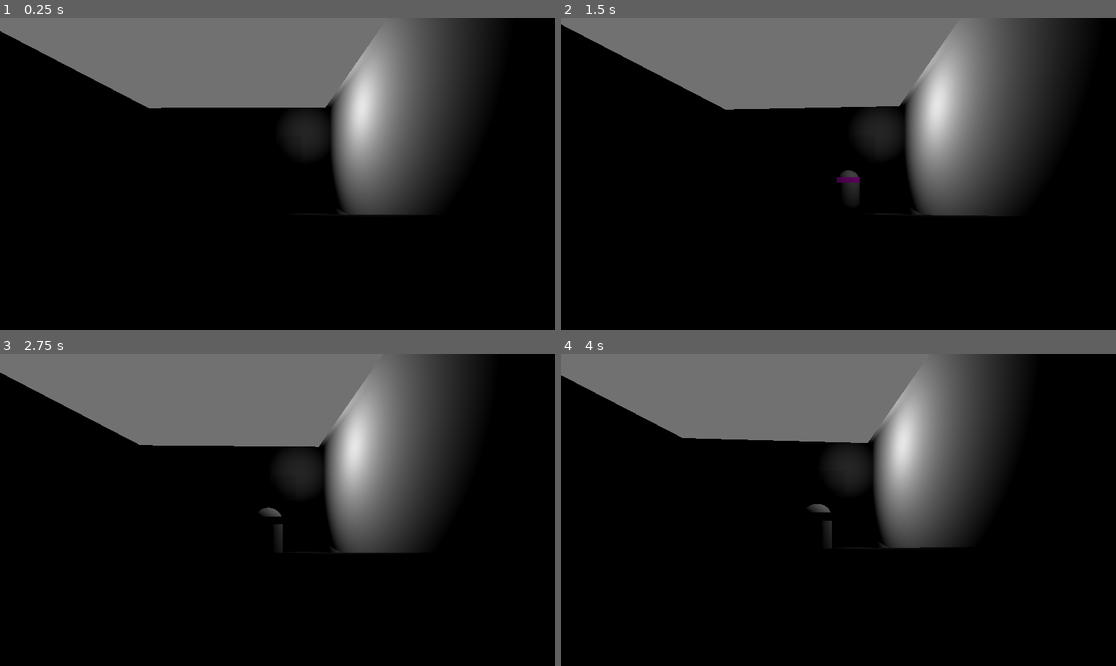
Above: before the commit, frames 1-4 (two rows, left to right).
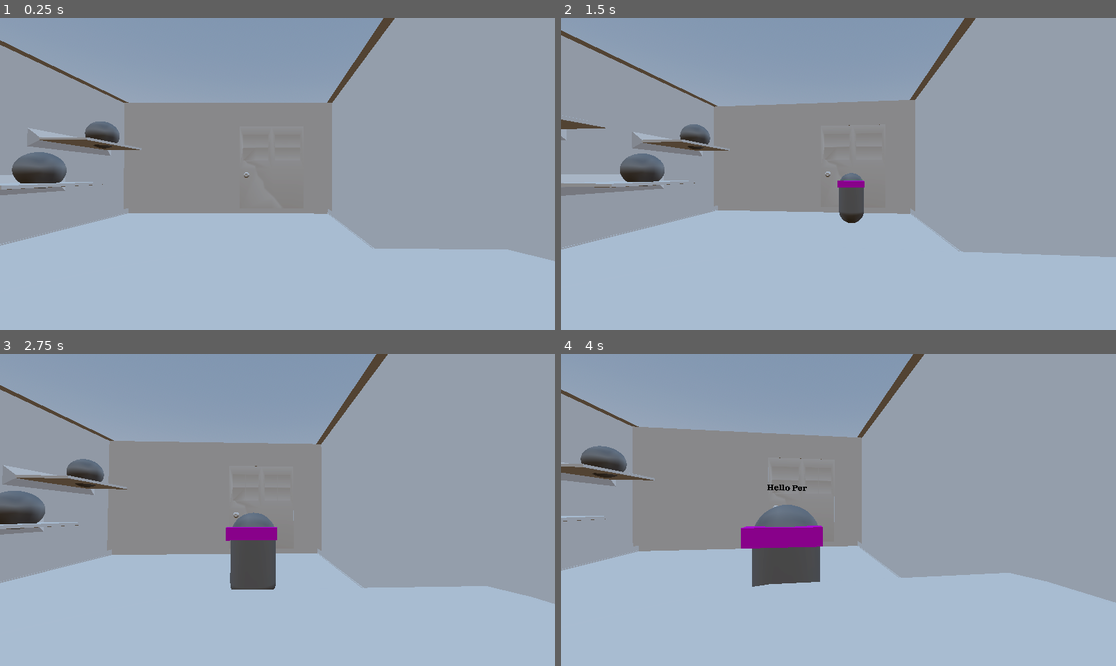
Above: after the commit, the same moments.

Repository: TheRedPipin/MonbullsAntiques
Game: Godot game, scene res://Scenes/MainScene.tscn
Two runs of this game, one before a commit and one after it. Both use one fixed random seed, a clock stepped at 60 frames per second and the inputs below.
Inputs (mouse positions are in pixels of both pictures, inside the frame that each line leads up to):
- Up to frame 1 (0.25 s): no input
- Up to frame 2 (1.5 s): tap Enter at 0.5 s; move the mouse to (866, 174) at 0.52 s; move the mouse to (810, 174) at 1.27 s
- Up to frame 3 (2.75 s): move the mouse to (288, 503) at 2.02 s
- Up to frame 4 (4 s): move the mouse to (832, 516) at 2.77 s; move the mouse to (877, 513) at 3.52 s

The runs differ from the first frame. In frame 1, 99% of the frame differs, in the area x 0-100%, y 0-100%; in frame 2, 99%; in frame 3, 99%; in frame 4, 99%.

Commit message:
Added Outline shader and raycasting

Diff:
--- a/Scenes/MainScene.tscn
+++ b/Scenes/MainScene.tscn
@@ -1,26 +1,32 @@
-[gd_scene load_steps=11 format=3 uid="uid://csibr8201025i"]
+[gd_scene load_steps=13 format=3 uid="uid://csibr8201025i"]
 
 [ext_resource type="Script" uid="uid://dna7g363tswq8" path="res://Scripts/PlayerLogic.gd" id="1_hpc76"]
 [ext_resource type="Script" uid="uid://dsyy6ynmyq23o" path="res://Scripts/MainGameLogic.gd" id="1_tr2i4"]
 [ext_resource type="PackedScene" uid="uid://dfca7nhy5ttrr" path="res://Scenes/Entitie.tscn" id="2_nhkr4"]
-[ext_resource type="PackedScene" uid="uid://cdn5hky6p4i8w" path="res://Monbull's Antiques.glb" id="4_7rqgy"]
+[ext_resource type="PackedScene" uid="uid://cdn5hky6p4i8w" path="res://Assets/Monbull's Antiques.glb" id="4_7rqgy"]
+[ext_resource type="PackedScene" uid="uid://dvt7a56d5sc1f" path="res://Scenes/antique.tscn" id="4_qxria"]
+[ext_resource type="Script" uid="uid://7bs38iquwryy" path="res://Scripts/PlayerCameraScript.gd" id="4_y4jh7"]
+
+[sub_resource type="ProceduralSkyMaterial" id="ProceduralSkyMaterial_7rqgy"]
+sky_horizon_color = Color(0.662243, 0.671743, 0.686743, 1)
+ground_horizon_color = Color(0.662243, 0.671743, 0.686743, 1)
+
+[sub_resource type="Sky" id="Sky_qxria"]
+sky_material = SubResource("ProceduralSkyMaterial_7rqgy")
+
+[sub_resource type="Environment" id="Environment_y4jh7"]
+background_mode = 2
+sky = SubResource("Sky_qxria")
+tonemap_mode = 2
+glow_enabled = true
 
 [sub_resource type="CapsuleMesh" id="CapsuleMesh_1305s"]
 
 [sub_resource type="CapsuleShape3D" id="CapsuleShape3D_3mqji"]
 
-[sub_resource type="BoxMesh" id="BoxMesh_cihdc"]
-size = Vector3(4, 1, 1)
-
-[sub_resource type="StandardMaterial3D" id="StandardMaterial3D_tr2i4"]
-albedo_color = Color(1, 0.498039, 0, 1)
-
-[sub_resource type="PlaneMesh" id="PlaneMesh_nhkr4"]
-size = Vector2(1, 1.5)
-
 [sub_resource type="Curve3D" id="Curve3D_tr2i4"]
 _data = {
-"points": PackedVector3Array(0, 0, 0, -0.755, 0, -2.305, -8, 0, 2, 0, 0, 0, 0, 0, 0, -5.87, 0, 0, 0, 0, 0, 0, 0, 0, -2.62971, 0, 0),
+"points": PackedVector3Array(0, 0, 0, -0.755, 0, -2.305, -8, 0, 2, 0, 0, 0, 0, 0, 0, -5.87, 0, 0, 0, 0, 0, 0, 0, 0, 0.133631, 0, 0),
 "tilts": PackedFloat32Array(0, 0, 0)
 }
 point_count = 3
@@ -30,11 +36,15 @@
 customer_scene = ExtResource("2_nhkr4")
 spawn_point = NodePath("SpawnPoint")
 
+[node name="WorldEnvironment" type="WorldEnvironment" parent="."]
+environment = SubResource("Environment_y4jh7")
+
 [node name="Player" type="CharacterBody3D" parent="."]
-transform = Transform3D(-0.00428043, 0.0069098, 0.999967, 0.000619058, 0.999976, -0.00690721, -0.99999, 0.000589494, -0.0042846, 4.62417, 1.1463, -0.135395)
+transform = Transform3D(-0.00428043, 0.0069098, 0.999967, 0.000619058, 0.999976, -0.00690721, -0.99999, 0.000589494, -0.0042846, 3.39575, 1.29329, -0.327627)
 script = ExtResource("1_hpc76")
 mouse_sensitivity = 0.001
-min_yaw = -120.0
+min_yaw = -360.0
+max_yaw = 360.0
 
 [node name="MeshInstance3D" type="MeshInstance3D" parent="Player"]
 mesh = SubResource("CapsuleMesh_1305s")
@@ -45,28 +55,26 @@
 [node name="Camera3D" type="Camera3D" parent="Player"]
 transform = Transform3D(1, 0, 0, 0, 1, 0, 0, 0, 1, 0, 0.359245, 0)
 fov = 73.3252
+script = ExtResource("4_y4jh7")
+
+[node name="AntiqueObjects" type="Node3D" parent="."]
+
+[node name="Antique" parent="AntiqueObjects" instance=ExtResource("4_qxria")]
+transform = Transform3D(1, 0, 0, 0, 1, 0, 0, 0, 1, 0.287943, 3.09997, 6.41882)
+
+[node name="Antique2" parent="AntiqueObjects" instance=ExtResource("4_qxria")]
+transform = Transform3D(1, 0, 0, 0, 1, 0, 0, 0, 1, 3.29669, 1.7012, 6.24131)
+
+[node name="Antique3" parent="AntiqueObjects" instance=ExtResource("4_qxria")]
+transform = Transform3D(1, 0, 0, 0, 1, 0, 0, 0, 1, 5.01637, 3.16406, 6.24131)
+
+[node name="Antique4" parent="AntiqueObjects" instance=ExtResource("4_qxria")]
+transform = Transform3D(1, 0, 0, 0, 1, 0, 0, 0, 1, -4.41231, 3.16406, 6.24131)
+
+[node name="Antique5" parent="AntiqueObjects" instance=ExtResource("4_qxria")]
+transform = Transform3D(1, 0, 0, 0, 1, 0, 0, 0, 1, -2.37134, 1.7924, 6.24131)
 
 [node name="Envioment" type="Node3D" parent="."]
-
-[node name="MeshInstance3D2" type="MeshInstance3D" parent="Envioment"]
-transform = Transform3D(0.0117633, 0, -0.999931, 0, 1, 0, 0.999931, 0, 0.0117633, -1.45099, -5.96046e-08, 0.0574467)
-visible = false
-mesh = SubResource("BoxMesh_cihdc")
-skeleton = NodePath("../MeshInstance3D")
-
-[node name="MeshInstance3D" type="MeshInstance3D" parent="Envioment"]
-transform = Transform3D(1, 0, 0, 0, 1, 0, 0, 0, 1, 0.0377355, 0, -1.43969)
-visible = false
-mesh = SubResource("BoxMesh_cihdc")
-
-[node name="OmniLight3D" type="OmniLight3D" parent="Envioment"]
-transform = Transform3D(1, 0, 0, 0, 1, 0, 0, 0, 1, -2.56188, 3.85915, -1.63959)
-
-[node name="MeshInstance3D3" type="MeshInstance3D" parent="Envioment"]
-transform = Transform3D(1, 0, 0, 0, 1, 0, 0, 0, 1, -1.44581, 0.511584, -0.187047)
-visible = false
-material_override = SubResource("StandardMaterial3D_tr2i4")
-mesh = SubResource("PlaneMesh_nhkr4")
 
 [node name="Monbull\'s Antiques" parent="Envioment" instance=ExtResource("4_7rqgy")]
 transform = Transform3D(-4.37114e-08, 0, -1, 0, 1, 0, 1, 0, -4.37114e-08, 2.46085, -4.76837e-07, 2.21976)
@@ -75,4 +83,5 @@
 transform = Transform3D(1, 0, 0, 0, 1, 0, 0, 0, 1, -8, 0, 2)
 
 [node name="Path3D" type="Path3D" parent="."]
+transform = Transform3D(1, 0, 0, 0, 1, 0, 0, 0, 1, 0.621, 0, 0)
 curve = SubResource("Curve3D_tr2i4")
--- /dev/null
+++ b/Scenes/antique.tscn
@@ -0,0 +1,16 @@
+[gd_scene load_steps=3 format=3 uid="uid://dvt7a56d5sc1f"]
+
+[sub_resource type="CapsuleShape3D" id="CapsuleShape3D_21qhi"]
+height = 1.0
+
+[sub_resource type="CapsuleMesh" id="CapsuleMesh_21qhi"]
+height = 1.0
+
+[node name="Antique" type="StaticBody3D" groups=["Antique"]]
+
+[node name="CollisionShape3D" type="CollisionShape3D" parent="."]
+transform = Transform3D(1, 0, 0, 0, 1, 0, 0, 0, 1, -0.00256014, 0.00608629, 0.000504017)
+shape = SubResource("CapsuleShape3D_21qhi")
+
+[node name="MeshInstance3D" type="MeshInstance3D" parent="."]
+mesh = SubResource("CapsuleMesh_21qhi")
--- /dev/null
+++ b/Scripts/PlayerCameraScript.gd
@@ -0,0 +1,30 @@
+extends Camera3D
+
+@export var ray_length: float = 100.0
+@export var outline_material: ShaderMaterial = preload("res://shaders/outline.tres")
+
+var current_target: MeshInstance3D
+
+func _physics_process(_delta: float) -> void:
+	var from = global_transform.origin
+	var to = from + -global_transform.basis.z * ray_length
+
+	var query = PhysicsRayQueryParameters3D.create(from, to)
+	query.collide_with_bodies = true
+
+	var result = get_world_3d().direct_space_state.intersect_ray(query)
+
+	if result and result.collider and result.collider.is_in_group("Antique"):
+		# Get the MeshInstance3D child of the hit Antique
+		var mesh := result.collider.get_node("MeshInstance3D") as MeshInstance3D
+		if mesh and mesh != current_target:
+			_clear_outline()
+			mesh.material_overlay = outline_material
+			current_target = mesh
+	else:
+		_clear_outline()
+
+func _clear_outline() -> void:
+	if current_target:
+		current_target.material_overlay = null
+		current_target = null
--- a/Scripts/PlayerLogic.gd
+++ b/Scripts/PlayerLogic.gd
@@ -25,7 +25,6 @@
 	if event is InputEventMouseMotion:
 		yaw -= event.relative.x * mouse_sensitivity
 		pitch -= event.relative.y * mouse_sensitivity
-		yaw = clamp(yaw, base_yaw + deg_to_rad(min_yaw), base_yaw + deg_to_rad(max_yaw))
 		pitch = clamp(pitch, base_pitch + deg_to_rad(min_pitch), base_pitch + deg_to_rad(max_pitch))
 		rotation.y = yaw
 		cam.rotation.x = pitch
--- /dev/null
+++ b/Shaders/Outline.gdshader
@@ -0,0 +1,13 @@
+shader_type spatial;
+render_mode cull_front, unshaded;
+
+uniform vec3 color : source_color = vec3(0,0,0);
+uniform float thickness : hint_range(0.0, 1.0, 0.01) = 0.05;
+
+void vertex() {
+	VERTEX += thickness*NORMAL;
+}
+
+void fragment() {
+	ALBEDO = color;
+}
--- /dev/null
+++ b/Shaders/Outline.tres
@@ -0,0 +1,9 @@
+[gd_resource type="ShaderMaterial" load_steps=2 format=3 uid="uid://0l1nndvigglf"]
+
+[ext_resource type="Shader" uid="uid://bwbm71qrjxb4n" path="res://Shaders/Outline.gdshader" id="1_in87q"]
+
+[resource]
+render_priority = 0
+shader = ExtResource("1_in87q")
+shader_parameter/color = Color(0, 0, 0, 1)
+shader_parameter/thickness = 0.05
--- a/project.godot
+++ b/project.godot
@@ -15,6 +15,15 @@
 config/features=PackedStringArray("4.4", "Forward Plus")
 config/icon="res://Assets/icon.svg"
 
+[display]
+
+window/size/viewport_width=1920
+window/size/viewport_height=1080
+
+[global_group]
+
+Antique=""
+
 [gui]
 
 theme/custom_font="uid://qjtci81aqcuu"
Renamed: Monbull's Antiques.glb -> Assets/Monbull's Antiques.glb
Not shown, changed: Assets/Monbull's Antiques.glb.import
Not shown, added: Scripts/PlayerCameraScript.gd.uid
Not shown, added: Shaders/Outline.gdshader.uid
